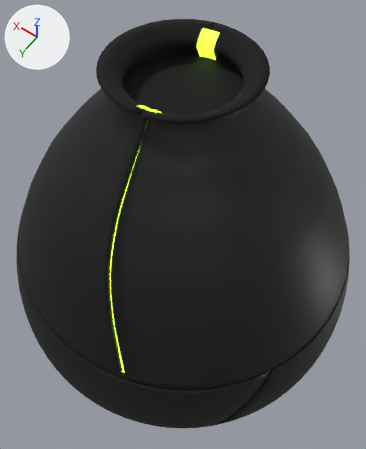
Two versions of the glTF model works/042_kintsugi/model.glb, one commit apart.
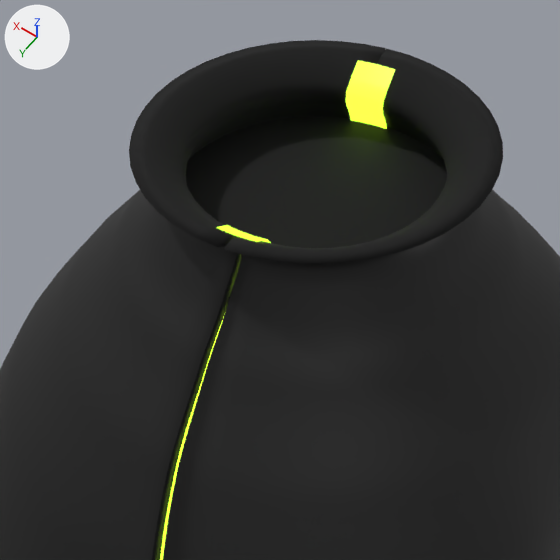
Each version is shown whole from a 50 mm camera at (-0.743, 1.04, 3.981) aimed at (0.07, -0.098, 2.194), then close up on the part from 10% to 81% of the width and 0% to 58% of the height. Every picture has the same lights, and +X, +Y and +Z are marked at upper left. The last two pictures show the newer version. Where no turn or scale is listed for an object, it has been applied to the vertices. Vertices at exactly the same position are counted once.

Objects in the first close-up: 'neck_in', 'seam_U0', 'seam_U1', 'shard_U0', 'shard_U1'.
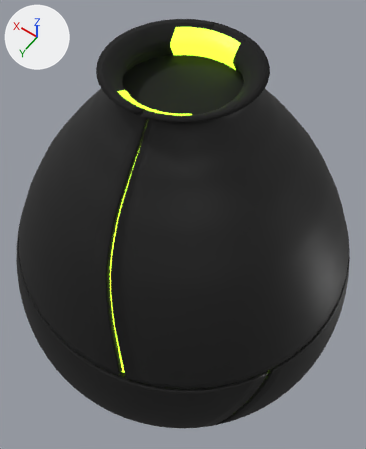
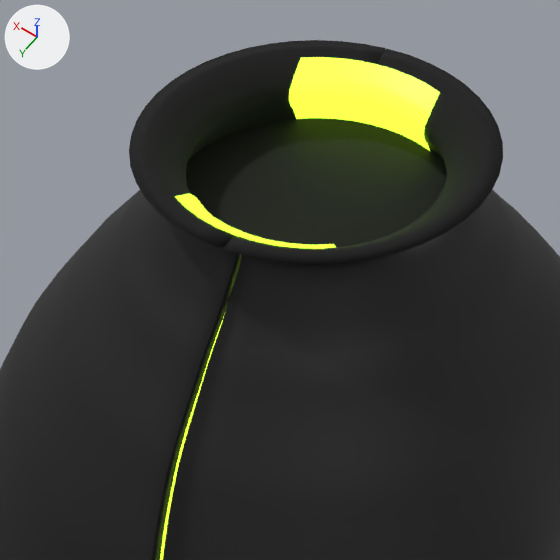
Pixel boxes [x1, y1, x2, y2] of what changed, in the close-ups (560 x 560 px):
'seam_U0', reshaped
    before: [346, 60, 395, 129]
    after: [289, 57, 440, 151]
'seam_U1', reshaped (mostly hidden)
    before: [160, 225, 270, 560]
    after: [160, 193, 336, 560]

What the commit changed:
me_seam_u0 is used by ob_seam_u0; location (0.0, 0.0, 2.1).
me_seam_u0 had 405 vertices, 704 faces and spanned x 0.005..0.281, y -0.543..-0.164, z 0.386..0.994.
me_seam_u0 now has 405 vertices, 704 faces and spans x -0.078..0.35, y -0.568..-0.116, z 0.386..0.994.
me_seam_u0 part 1: 360 of 405 vertices moved; they spanned x 0.005..0.281, y -0.543..-0.164, z 0.386..0.994 and now span x -0.078..0.35, y -0.568..-0.116, z 0.386..0.994; mean shift (-0.003, 0.008, 0.0); largest move (0.266, -0.518, 0.386) -> (0.339, -0.474, 0.386).
me_seam_u1 is used by ob_seam_u1; location (0.0, 0.0, 2.1).
me_seam_u1 had 405 vertices, 704 faces and spanned x -0.225..0.01, y 0.168..0.615, z 0.246..0.992.
me_seam_u1 now has 405 vertices, 704 faces and spans x -0.302..0.091, y 0.125..0.632, z 0.246..0.992.
me_seam_u1 part 2: 360 of 405 vertices moved; they spanned x -0.225..0.01, y 0.168..0.615, z 0.246..0.992 and now span x -0.302..0.091, y 0.125..0.632, z 0.246..0.992; mean shift (0.001, -0.008, 0.0); largest move (-0.225, 0.596, 0.246) -> (-0.302, 0.561, 0.246).
